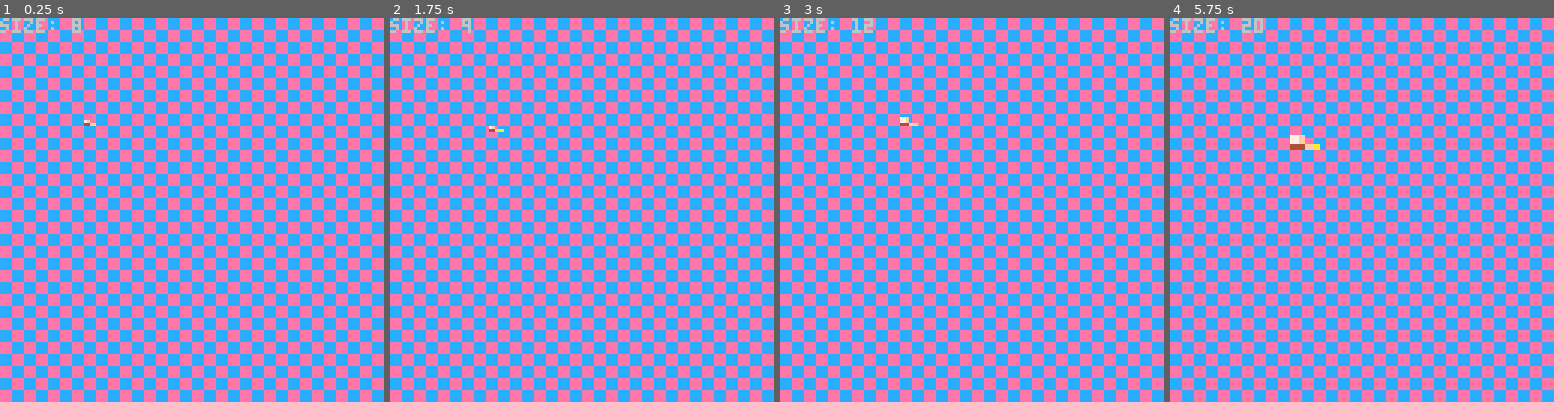
Above: before the commit, frames 1-4 (left to right).
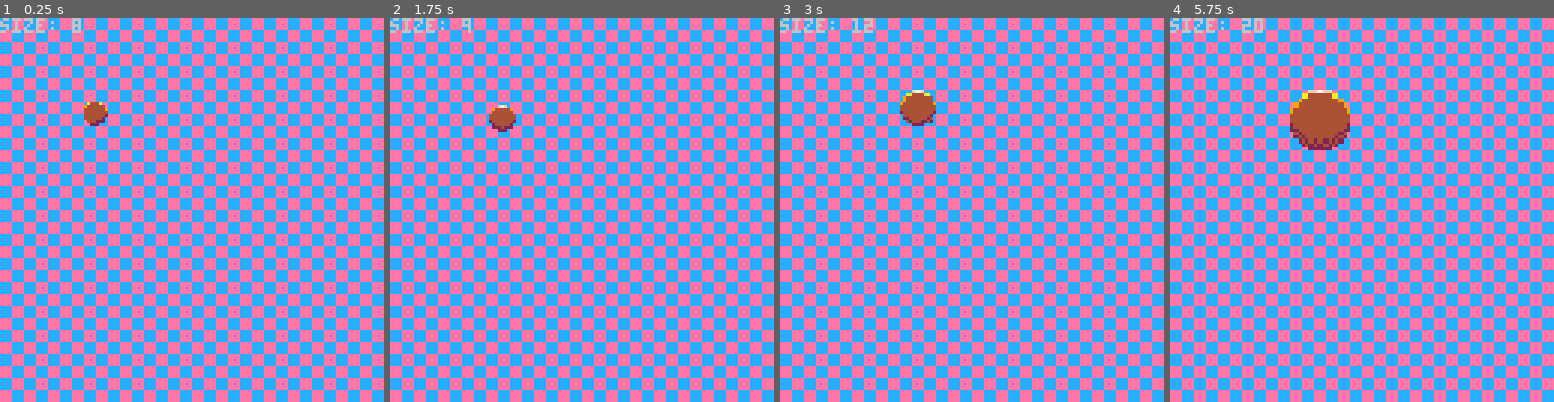
Above: after the commit, the same moments.

Repository: cassandra-largosa/Jelly-and-Jam
Game: PICO-8 cartridge jam.p8
The game is run twice, just before and just after one commit, with the same random seed, the same clock (stepped at 60 frames per second) and the same inputs.
Inputs:
- Up to frame 1 (0.25 s): no input
- Up to frame 2 (1.75 s): hold Right from 1.6 s (still down)
- Up to frame 3 (3 s): release Right at 2.1 s; hold Up 2.15-2.42 s; hold Right from 2.47 s (still down)
- Up to frame 4 (5.75 s): release Right at 3.03 s; hold Left 3.08-3.58 s; hold Down 3.63-3.97 s; hold Right 4.02-4.68 s; hold Up 4.73-5.03 s; hold Left 5.08-5.68 s; hold Down from 5.73 s (still down)

The runs differ from the first frame. In frame 1, 0.3% of the frame differs, in the area x 21-29%, y 21-29%; in frame 2, 0.4%; in frame 3, 0.7%; in frame 4, 2.1%, in the area x 31-47%, y 18-35%.

Commit message:
No more bird

Diff:
--- a/jam.p8
+++ b/jam.p8
@@ -133,7 +133,7 @@
     --padding = half the difference between the mud size and its smallest grid bounding box,
     --eg, the whitespace if the mud is centered on a bounding grid area
     local padding = (ceil(mud.size/gridsize)*gridsize - mud.size)/2
-    sspr(16, 0, 8, 8, mud.x*gridsize + padding, mud.y*gridsize + padding, mud.size, mud.size)
+    sspr(24, 0, 16, 16, mud.x*gridsize + padding, mud.y*gridsize + padding, mud.size, mud.size)
 
     --text
     print("size: "..mud.size)
